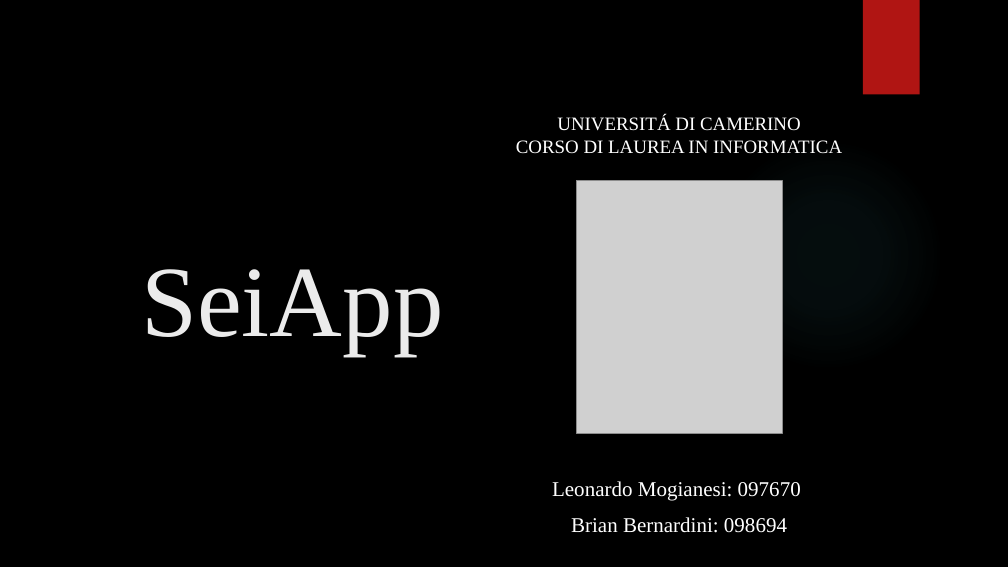
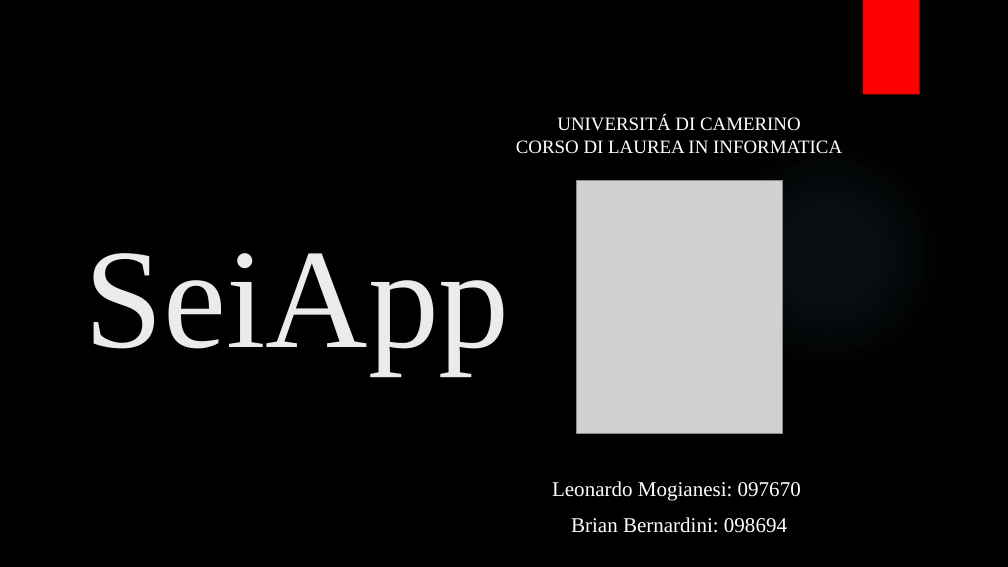
Before and after one commit to MetalGandix/ProjectSeiApp, a slide deck: slide 1 of SeiAppPP.pptx. Drawn at 1008x567 pixels with LibreOffice and Linux fonts; fonts in the diff are those of the drawing; grey boxes stand for pictures; background and template pictures are left out. Boxes give left, top, right and bottom in pixels: in the first picture for what was removed or moved away, otherwise in the second. Text is boxed around its words. In the diff, an @@ line names an element or a change of style, - is before the commit and + after.

```diff
--- a/SeiAppPP.pptx
+++ b/SeiAppPP.pptx
@@ rectangle at [863, 0, 920, 95]: fill #B01513 to #FF0000 @@
@@ title "SeiApp": place and size @@
-title "SeiApp" at [141, 269, 443, 356]
+title "SeiApp" at [85, 253, 510, 373]
@@ title "SeiApp" at [85, 253, 510, 373]: size 96 to 135 pt @@
```
Also in this commit, not shown: 21 other slides changed, 1 other file.
